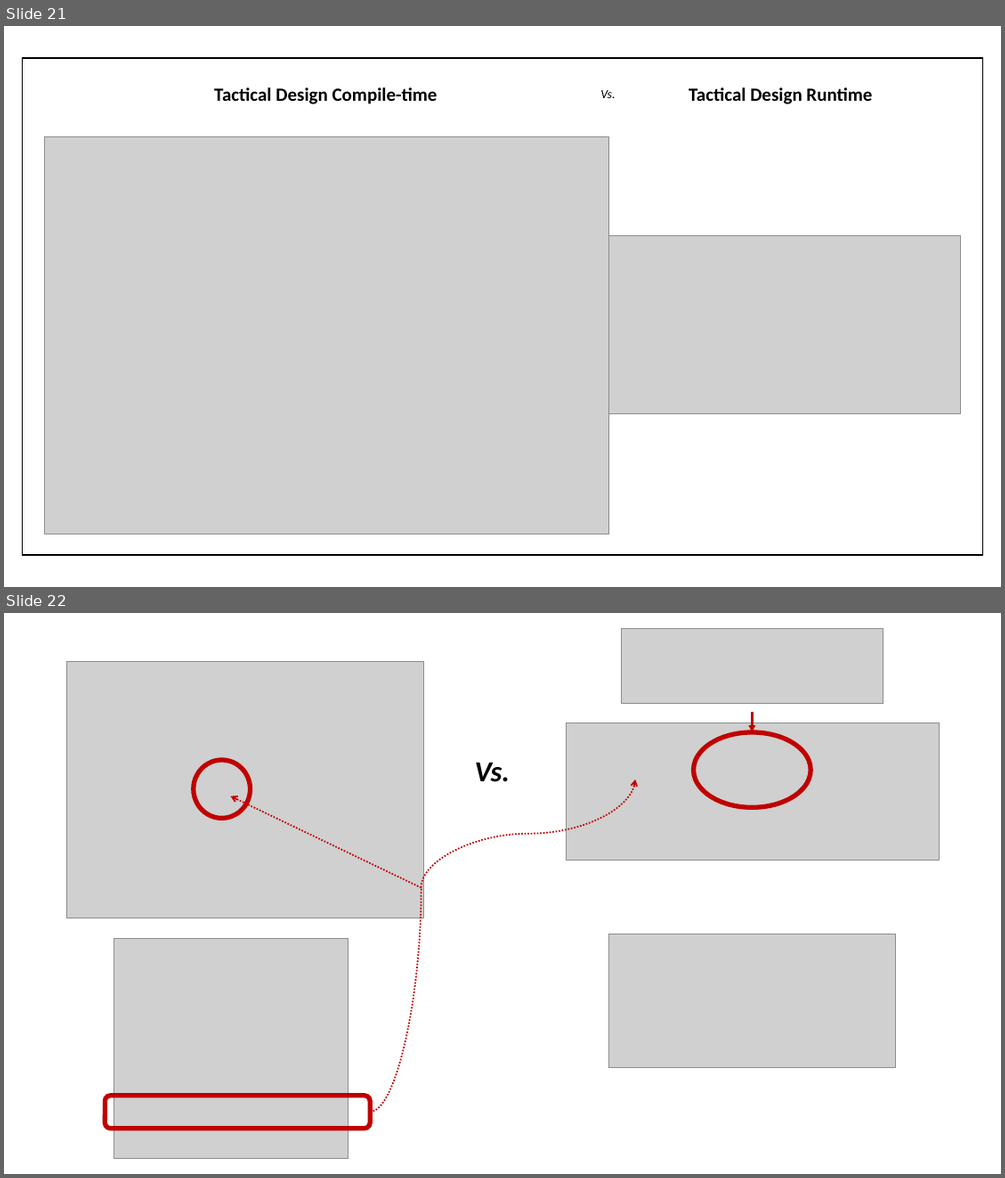
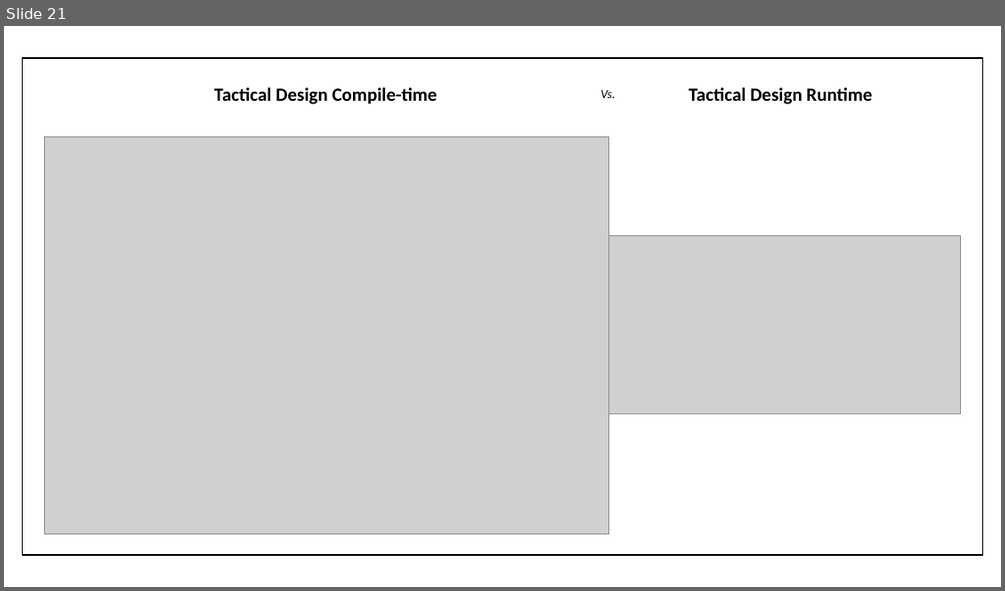
Before and after one commit to hhko/beyondcode, a slide deck: README.pptx. Shown one above the other, each under a label of ours: slides 21 and 22 before the commit, slide 21 after it. The pictures are 1005x1178 and 1005x591 pixels, drawn with LibreOffice and Linux fonts; fonts in the diff are those of the drawing; grey boxes stand for pictures. Boxes give left, top, right and bottom in pixels: in the first picture for what was removed or moved away, otherwise in the second. Text is boxed around its words. In the diff, an @@ line names an element or a change of style, - is before the commit and + after.

```diff
--- a/README.pptx
+++ b/README.pptx
@@ slide 22 removed at (4, 613, 1001, 1174), background #FFFFFF @@
@@ picture removed at (621, 628, 883, 704) @@
@@ picture removed at (66, 662, 423, 918) @@
@@ arrow removed from (752, 713) to (752, 732) @@
@@ picture removed at (566, 723, 939, 860) @@
@@ ellipse removed at (694, 732, 811, 807) @@
@@ ellipse removed at (194, 760, 250, 818) @@
@@ text removed at (475, 762, 510, 782) @@
-Vs.
@@ arrow removed from (421, 887) to (231, 796) @@
@@ curved arrow removed from (421, 887) to (635, 779) @@
@@ curved line removed from (370, 1111) to (421, 887) @@
@@ picture removed at (114, 938, 348, 1159) @@
@@ picture removed at (608, 933, 896, 1067) @@
@@ rounded rectangle removed at (105, 1095, 370, 1128) @@
```
Also in this commit, not shown: 1 slide changed, 2 slides added, 1 other file.
